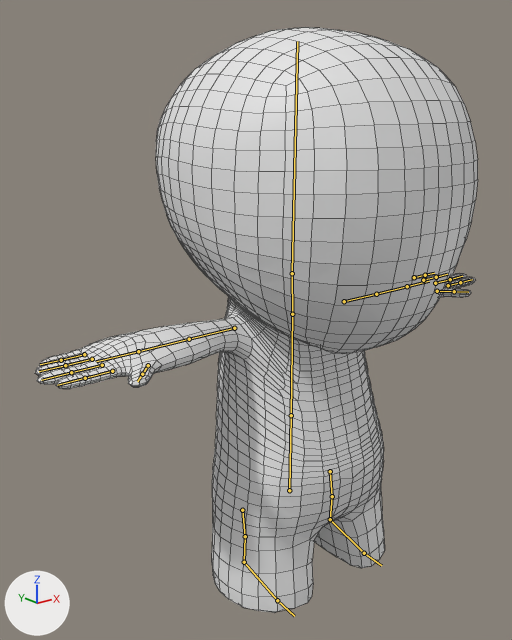
The Blender file FunFiles/3DFiles/SketchMoc_One.blend, before and after one commit.
Before and after are seen from a 50 mm lens placed at (-5.11, -5.43, 5.51), pointed at (-0.43, 0.42, 3.17). The axes (+X, +Y, +Z) are drawn at lower left. The lights are the same throughout. The bones that bend it are drawn over the model as lines. Mesh edges are drawn as thin lines.

In view in the first picture: 'FullBody'.
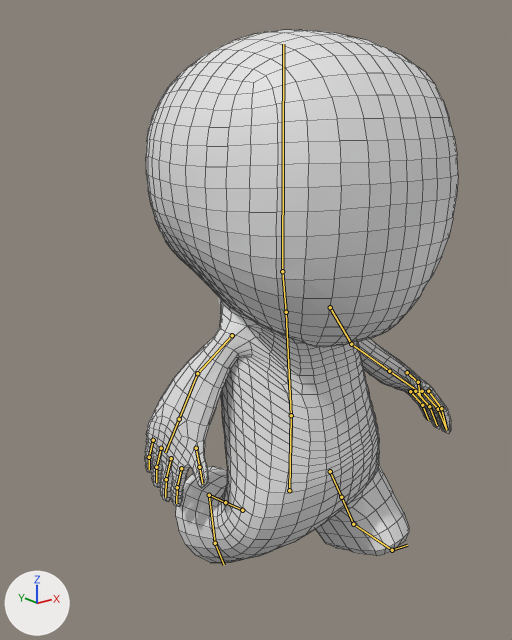
Commit message: Walk Animation

The newer file adds an action. The first version stands in its rest pose; the second is drawn at frame 0 of the action 'Walks'.

What differs and where, as boxes (x1, y1, x2, y2) in the pictures (512 x 640 px):
'FullBody', posed (29% narrower, 9% shorter): before (35, 27, 478, 613); after (145, 29, 458, 563)
bone 'Chest', root to tip: before (291, 415) to (292, 314); after (291, 415) to (286, 312)
bone 'Head', root to tip: before (292, 273) to (297, 41); after (282, 271) to (283, 44)
bone 'Arm 1.L', root to tip: before (234, 328) to (189, 339); after (232, 335) to (197, 373)
bone 'Arm 2.L', root to tip: before (189, 339) to (138, 351); after (197, 373) to (179, 419)
bone 'Bone.011', root to tip: before (84, 354) to (61, 360); after (153, 440) to (149, 457)
bone 'Bone.012', root to tip: before (61, 360) to (40, 364); after (149, 457) to (149, 469)
bone 'Bone.013', root to tip: before (92, 359) to (65, 365); after (161, 448) to (156, 467)
bone 'Bone.014', root to tip: before (65, 365) to (39, 371); after (156, 467) to (156, 482)
bone 'Bone.015', root to tip: before (102, 365) to (71, 372); after (171, 458) to (166, 479)
bone 'Bone.016', root to tip: before (71, 372) to (41, 380); after (166, 479) to (165, 497)
bone 'Bone.017', root to tip: before (112, 371) to (85, 378); after (181, 468) to (177, 487)
bone 'Bone.018', root to tip: before (85, 378) to (57, 385); after (177, 487) to (176, 503)
bone 'Arm 1.R', root to tip: before (344, 301) to (376, 294); after (330, 307) to (351, 344)
bone 'Arm 2.R', root to tip: before (376, 294) to (407, 286); after (351, 344) to (389, 371)
bone 'Bone', root to tip: before (414, 277) to (425, 275); after (410, 391) to (422, 405)
bone 'Bone.001', root to tip: before (425, 275) to (434, 273); after (422, 405) to (428, 420)
bone 'Bone.002', root to tip: before (423, 280) to (436, 277); after (415, 391) to (429, 406)
bone 'Bone.003', root to tip: before (436, 277) to (447, 274); after (429, 406) to (437, 425)
bone 'Bone.004', root to tip: before (435, 283) to (450, 279); after (422, 391) to (438, 409)
bone 'Bone.005', root to tip: before (450, 279) to (462, 276); after (438, 409) to (446, 430)
bone 'Bone.006', root to tip: before (448, 285) to (460, 282); after (428, 391) to (441, 408)
bone 'Bone.007', root to tip: before (460, 282) to (472, 279); after (441, 408) to (446, 429)
bone 'Bone.008', root to tip: before (437, 291) to (454, 291); after (407, 372) to (418, 382)
bone 'Bone.009', root to tip: before (454, 291) to (468, 292); after (418, 382) to (420, 395)

What the commit changed:
Bone 'Chest' (bone_chest) turns from (0, 0, 0) to (-6, 6, -1) degrees about its own x, y and z.
Bone 'Head' (bone_head) turns from (0, 0, 0) to (4, -11, 0) degrees about its own x, y and z.
Bone 'Arm 1.L' (bone_arm_1_l) moves from (0.0, 0.0, 0.0) to (0.0, 0.03, -0.1).
Bone 'Arm 1.L' (bone_arm_1_l) turns from (0, 0, 0) to (-58, -33, -10) degrees about its own x, y and z.
Bone 'Arm 2.L' (bone_arm_2_l) turns from (0, 0, 0) to (-13, 0, 14) degrees about its own x, y and z.
Bone 'Bone.011' (bone_bone_011) turns from (0, 0, 0) to (-12, 0, 0) degrees about its own x, y and z.
Bone 'Bone.012' (bone_bone_012) turns from (0, 0, 0) to (-12, 0, 0) degrees about its own x, y and z.
Bone 'Bone.013' (bone_bone_013) turns from (0, 0, 0) to (-12, 0, 0) degrees about its own x, y and z.
Bone 'Bone.014' (bone_bone_014) turns from (0, 0, 0) to (-12, 0, 0) degrees about its own x, y and z.
Bone 'Bone.015' (bone_bone_015) turns from (0, 0, 0) to (-12, 0, 0) degrees about its own x, y and z.
Bone 'Bone.016' (bone_bone_016) turns from (0, 0, 0) to (-12, 0, 0) degrees about its own x, y and z.
Bone 'Bone.017' (bone_bone_017) turns from (0, 0, 0) to (-12, 0, 0) degrees about its own x, y and z.
Bone 'Bone.018' (bone_bone_018) turns from (0, 0, 0) to (-12, 0, 0) degrees about its own x, y and z.
Bone 'Arm 1.R' (bone_arm_1_r) moves from (0.0, 0.0, 0.0) to (0.1, -0.01, -0.02).
Bone 'Arm 1.R' (bone_arm_1_r) turns from (0, 0, 0) to (12, 29, -56) degrees about its own x, y and z.
Bone 'Arm 2.R' (bone_arm_2_r) turns from (0, 0, 0) to (23, -18, 16) degrees about its own x, y and z.
Bone 'Bone' (bone_bone) moves from (0.0, 0.0, 0.0) to (-0.01, -0.03, 0.0).
Bone 'Bone' (bone_bone) turns from (0, 0, 0) to (-6, 1, -12) degrees about its own x, y and z.
Bone 'Bone.001' (bone_bone_001) moves from (0.0, 0.0, 0.0) to (0.05, 0.01, 0.01).
Bone 'Bone.001' (bone_bone_001) turns from (0, 0, 0) to (5, -13, -25) degrees about its own x, y and z.
Bone 'Bone.002' (bone_bone_002) moves from (0.0, 0.0, 0.0) to (0.0, -0.01, 0.0).
Bone 'Bone.002' (bone_bone_002) turns from (0, 0, 0) to (-6, 1, -12) degrees about its own x, y and z.
Bone 'Bone.003' (bone_bone_003) moves from (0.0, 0.0, 0.0) to (0.03, 0.0, 0.0).
Bone 'Bone.003' (bone_bone_003) turns from (0, 0, 0) to (5, -13, -25) degrees about its own x, y and z.
Bone 'Bone.004' (bone_bone_004) moves from (0.0, 0.0, 0.0) to (0.0, 0.01, 0.0).
Bone 'Bone.004' (bone_bone_004) turns from (0, 0, 0) to (-6, 1, -12) degrees about its own x, y and z.
Bone 'Bone.005' (bone_bone_005) moves from (0.0, 0.0, 0.0) to (-0.01, 0.0, 0.0).
Bone 'Bone.005' (bone_bone_005) turns from (0, 0, 0) to (5, -13, -25) degrees about its own x, y and z.
Bone 'Bone.006' (bone_bone_006) moves from (0.0, 0.0, 0.0) to (0.01, 0.03, 0.0).
Bone 'Bone.006' (bone_bone_006) turns from (0, 0, 0) to (-6, 0, -17) degrees about its own x, y and z.
Bone 'Bone.007' (bone_bone_007) moves from (0.0, 0.0, 0.0) to (-0.07, -0.01, -0.01).
Bone 'Bone.007' (bone_bone_007) turns from (0, 0, 0) to (6, -12, -28) degrees about its own x, y and z.
Bone 'Bone.008' (bone_bone_008) turns from (0, 0, 0) to (-15, 0, 0) degrees about its own x, y and z.
Bone 'Bone.009' (bone_bone_009) turns from (0, 0, 0) to (-37, 4, 5) degrees about its own x, y and z.
Bone 'Leg Control.L' (bone_leg_control_l) moves from (0.0, 0.0, 0.0) to (0.0, -1.0, 0.86).
Bone 'Leg Control.L' (bone_leg_control_l) turns from (0, 0, 0) to (-45, 0, 0) degrees about its own x, y and z.
Bone 'Leg Control.R' (bone_leg_control_r) moves from (0.0, 0.0, 0.0) to (0.0, 1.0, -0.4).
Bone 'Leg Control.R' (bone_leg_control_r) turns from (0, 0, 0) to (45, 0, 0) degrees about its own x, y and z.
